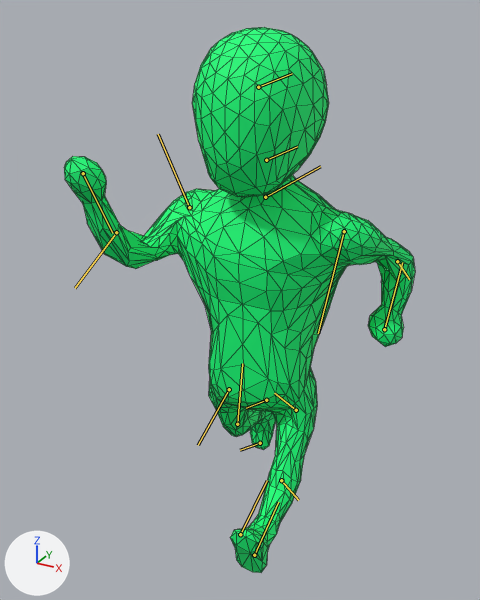
The FBX model Models/CharacterRigg.fbx, before and after one commit.
The view is the same before and after, from a 50 mm camera at (0.0352, -0.0706, 0.0089) aimed at (-0.0027, -0.0017, -0.0256). Arrows for +X, +Y and +Z are at lower left; the lights stay in place. Both versions are drawn at the pose saved in each file; the numbers are the values there. The bones that bend it are drawn over the model as lines. Mesh edges are drawn as thin lines.

Objects in the first picture: 'Body'.
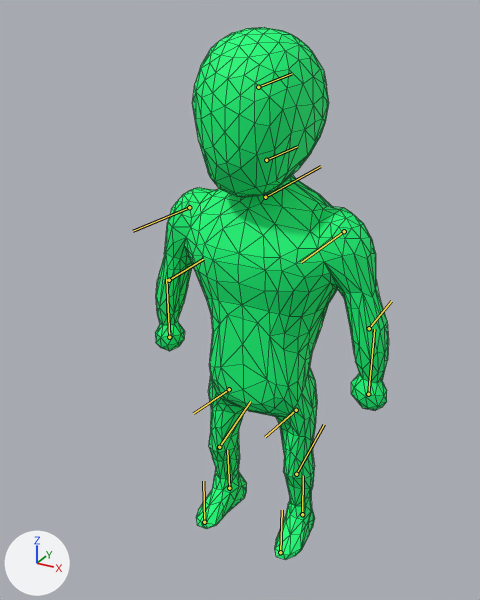
Changed parts and their boxes (x1, y1, x2, y2) in the pictures (480 x 600 px):
'Body', posed (33% narrower): before (64, 27, 415, 573); after (155, 27, 389, 560)
bone 'LeftLegg', root to tip: before (296, 410) to (274, 393); after (296, 410) to (265, 437)
bone 'joint5', root to tip: before (281, 480) to (298, 500); after (296, 474) to (324, 424)
bone 'RightLegg', root to tip: before (229, 389) to (198, 445); after (229, 389) to (193, 413)
bone 'joint5.001', root to tip: before (237, 424) to (242, 363); after (219, 447) to (250, 401)
bone 'RightArm', root to tip: before (189, 207) to (158, 134); after (189, 207) to (133, 231)
bone 'joint9', root to tip: before (116, 232) to (75, 288); after (169, 280) to (203, 259)
bone 'LeftArm', root to tip: before (344, 231) to (318, 333); after (344, 231) to (301, 262)
bone 'joint9.001', root to tip: before (397, 261) to (409, 279); after (369, 328) to (391, 301)

What the commit changed:
Bone 'LeftLegg' (bone_leftlegg) turns from (0, 0, 34) to (0, 0, 0) degrees about its own x, y and z.
Bone 'joint5' (bone_joint5) turns from (0, 0, -32) to (0, 0, 0) degrees about its own x, y and z.
Bone 'RightLegg' (bone_rightlegg) turns from (0, 0, -34) to (0, 0, 0) degrees about its own x, y and z.
Bone 'joint5.001' (bone_joint5_001) turns from (0, 0, 32) to (0, 0, 0) degrees about its own x, y and z.
Bone 'RightArm' (bone_rightarm) turns from (0, 0, 58) to (0, 0, 0) degrees about its own x, y and z.
Bone 'joint9' (bone_joint9) moves from (-0.18, -0.49, 0.0) to (-0.1, -0.05, 0.0).
Bone 'joint9' (bone_joint9) turns from (0, 0, -94) to (0, 0, 0) degrees about its own x, y and z.
Bone 'LeftArm' (bone_leftarm) turns from (0, 0, -58) to (0, 0, 0) degrees about its own x, y and z.
Bone 'joint9.001' (bone_joint9_001) turns from (0, 0, -94) to (0, 0, 0) degrees about its own x, y and z.
